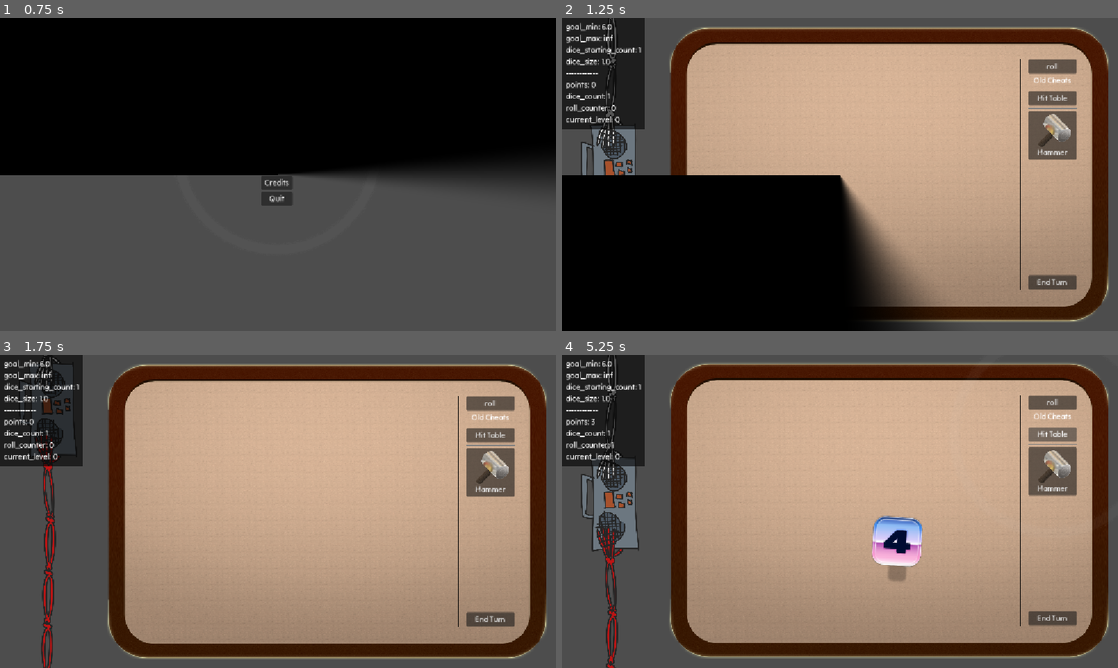
Above: before the commit, frames 1-4 (two rows, left to right).
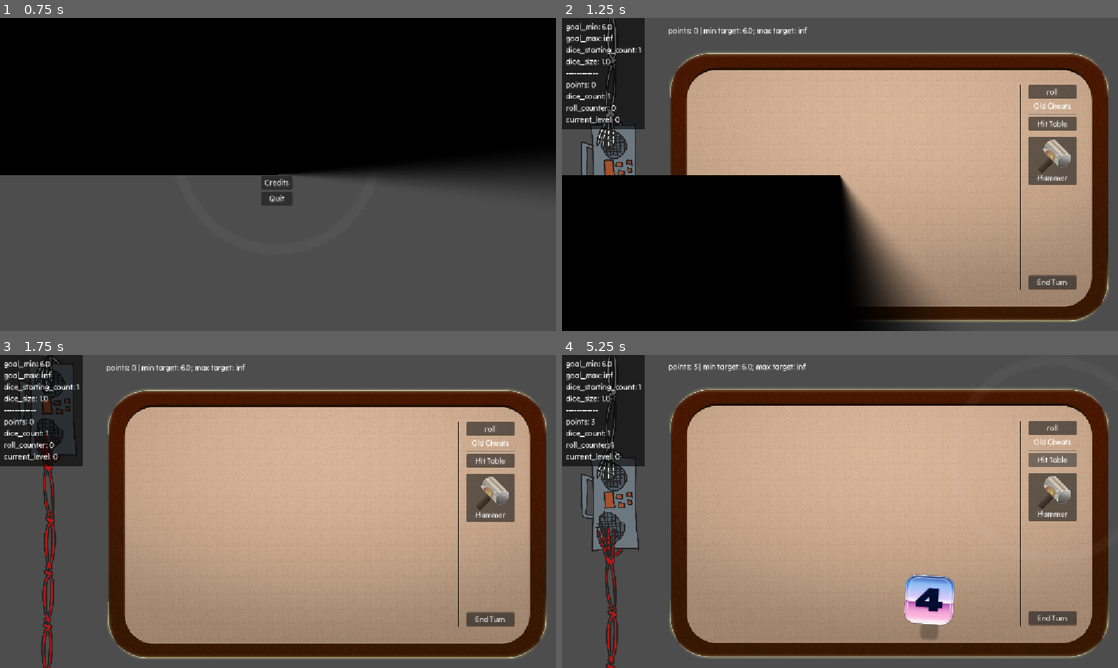
Above: after the commit, the same moments.

Repository: vhoyer/ludum_dare_60
Game: Godot game, scene res://stages/main_menu/main_menu.tscn
The game is run twice, just before and just after one commit, with the same random seed, the same clock (stepped at 60 frames per second) and the same inputs.
Inputs (mouse positions are in pixels of both pictures, inside the frame that each line leads up to):
- Up to frame 1 (0.75 s): click "start! ,)" at 0.5 s
- Up to frame 2 (1.25 s): no input
- Up to frame 3 (1.75 s): move the mouse to (400, 495) at 1.27 s; hold Right (ui_right) from 1.28 s (still down); tap K at 1.35 s; click (400, 495) at 1.42 s
- Up to frame 4 (5.25 s): release Right (ui_right) at 2 s; click "roll" at 2 s; move the mouse to (728, 527) at 2.77 s; hold Down (ui_down) 2.78-3.53 s; tap K at 2.85, 3.6, 4.35 s; move the mouse to (895, 442) at 3.52 s; hold Right (ui_right) 3.53-4.28 s; move the mouse to (812, 574) at 4.27 s; hold Up (ui_up) 4.28-5 s; click (812, 574) at 4.42 s; click "Hit Table" at 5 s

Frame 1 is identical in both runs. In frame 2, 13% of the frame differs, in the area x 19-99%, y 2-54%; in frame 3, 13%; in frame 4, 16%, in the area x 19-99%, y 2-92%.

Commit message:
✨ Display poorman's goal display

Diff:
--- a/stages/main/main.gd
+++ b/stages/main/main.gd
@@ -8,6 +8,9 @@
 
 @onready
 var dice_spawn: Node2D = %DiceSpawn
+
+@onready
+var goal_gauge: Label = %GoalGauge
 
 @onready
 var tug_of_war: GameTugOfWar = %GameTugOfWar
@@ -28,8 +31,11 @@
 
 
 func _ready() -> void:
+	var goal_gauge_model:= goal_gauge.text
+
 	SaveManager.data.watch(self, ['points', 'current_level'], func():
 		tug_of_war.value = SaveManager.data.points / LevelsManager.current.goal_min
+		goal_gauge.text = goal_gauge_model.format(SaveManager.data).format(LevelsManager.current)
 		pass)
 
 
--- a/stages/main/main.tscn
+++ b/stages/main/main.tscn
@@ -1,7 +1,6 @@
 [gd_scene format=3 uid="uid://boew20gyqimy6"]
 
 [ext_resource type="Script" uid="uid://bjdopl13o6krk" path="res://stages/main/main.gd" id="1_60rri"]
-[ext_resource type="Texture2D" uid="uid://bgsm4wruhcjqm" path="res://assets/alien/enemy1.png" id="2_j6wwd"]
 [ext_resource type="PackedScene" uid="uid://cpsa1qlgdobpb" path="res://components/game_tug_of_war/game_tug_of_war.tscn" id="2_usqqw"]
 [ext_resource type="PackedScene" uid="uid://usqu7frh72wo" path="res://components/game_cursor/game_cursor.tscn" id="2_woy08"]
 [ext_resource type="PackedScene" uid="uid://kfbhin5nkdnx" path="res://components/game_table/game_table.tscn" id="5_no1gd"]
@@ -82,17 +81,14 @@
 size_flags_vertical = 3
 theme_override_constants/separation = 0
 
-[node name="Enemy" type="MarginContainer" parent="VBoxContainer" unique_id=1041880809]
-visible = false
-layout_mode = 2
-size_flags_vertical = 3
+[node name="GoalGauge" type="MarginContainer" parent="VBoxContainer" unique_id=1041880809]
+layout_mode = 2
 theme_type_variation = &"MarginContainerMedium"
 
-[node name="Enemy" type="TextureRect" parent="VBoxContainer/Enemy" unique_id=324893705]
-layout_mode = 2
-texture = ExtResource("2_j6wwd")
-expand_mode = 2
-stretch_mode = 5
+[node name="GoalGauge" type="Label" parent="VBoxContainer/GoalGauge" unique_id=994138250]
+unique_name_in_owner = true
+layout_mode = 2
+text = "points: {points} | min target: {goal_min}; max target: {goal_max}"
 
 [node name="Dices" type="MarginContainer" parent="VBoxContainer" unique_id=350811888]
 layout_mode = 2
@@ -119,7 +115,7 @@
 [node name="SubViewport" type="SubViewport" parent="VBoxContainer/Dices/HBoxContainer/MarginContainer/SubViewportContainer" unique_id=2068035278]
 transparent_bg = true
 handle_input_locally = false
-size = Vector2i(916, 616)
+size = Vector2i(916, 563)
 render_target_update_mode = 4
 
 [node name="TableBoundaries" type="StaticBody2D" parent="VBoxContainer/Dices/HBoxContainer/MarginContainer/SubViewportContainer/SubViewport" unique_id=363925701]
@@ -137,7 +133,7 @@
 shape = SubResource("WorldBoundaryShape2D_3f6tk")
 
 [node name="CollisionShape2D4" type="CollisionShape2D" parent="VBoxContainer/Dices/HBoxContainer/MarginContainer/SubViewportContainer/SubViewport/TableBoundaries" unique_id=510147364]
-position = Vector2(404, 582)
+position = Vector2(404, 529)
 shape = SubResource("WorldBoundaryShape2D_axbkc")
 
 [node name="Dices" type="Node2D" parent="VBoxContainer/Dices/HBoxContainer/MarginContainer/SubViewportContainer/SubViewport" unique_id=1878736496]
@@ -145,7 +141,7 @@
 
 [node name="DiceSpawn" type="Marker2D" parent="VBoxContainer/Dices/HBoxContainer/MarginContainer/SubViewportContainer/SubViewport" unique_id=289558422]
 unique_name_in_owner = true
-position = Vector2(665, 536)
+position = Vector2(665, 387)
 
 [node name="TableInside" type="MarginContainer" parent="VBoxContainer/Dices" unique_id=1203254494]
 layout_mode = 2
